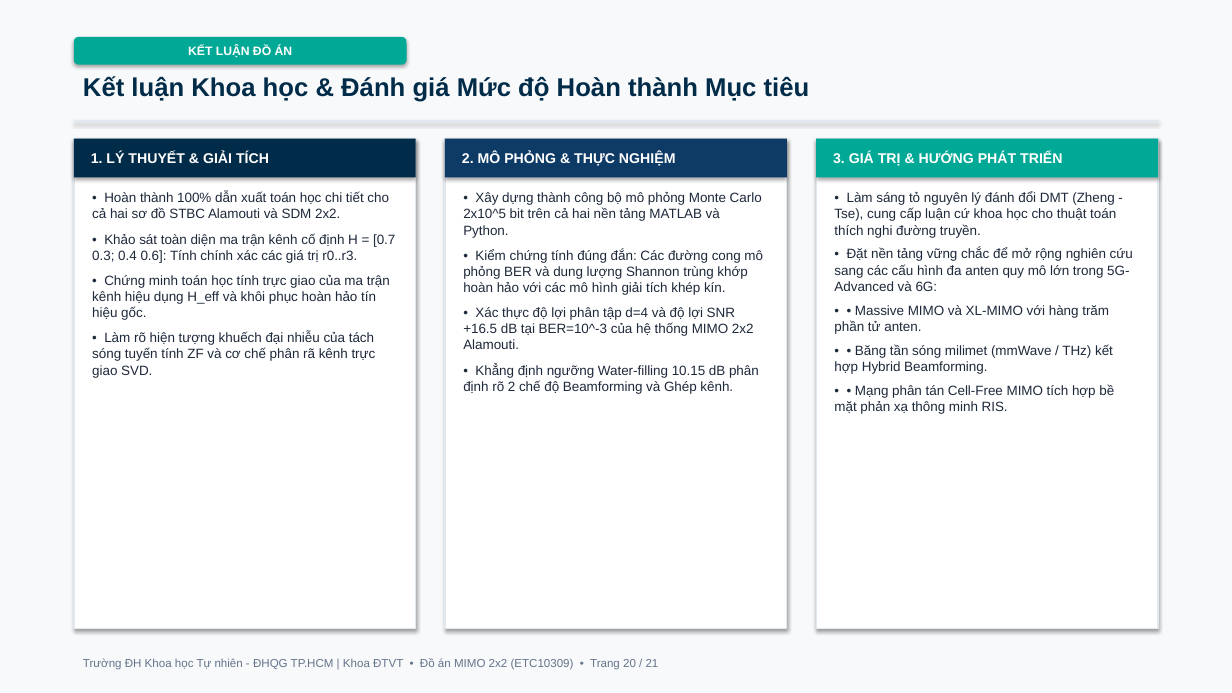
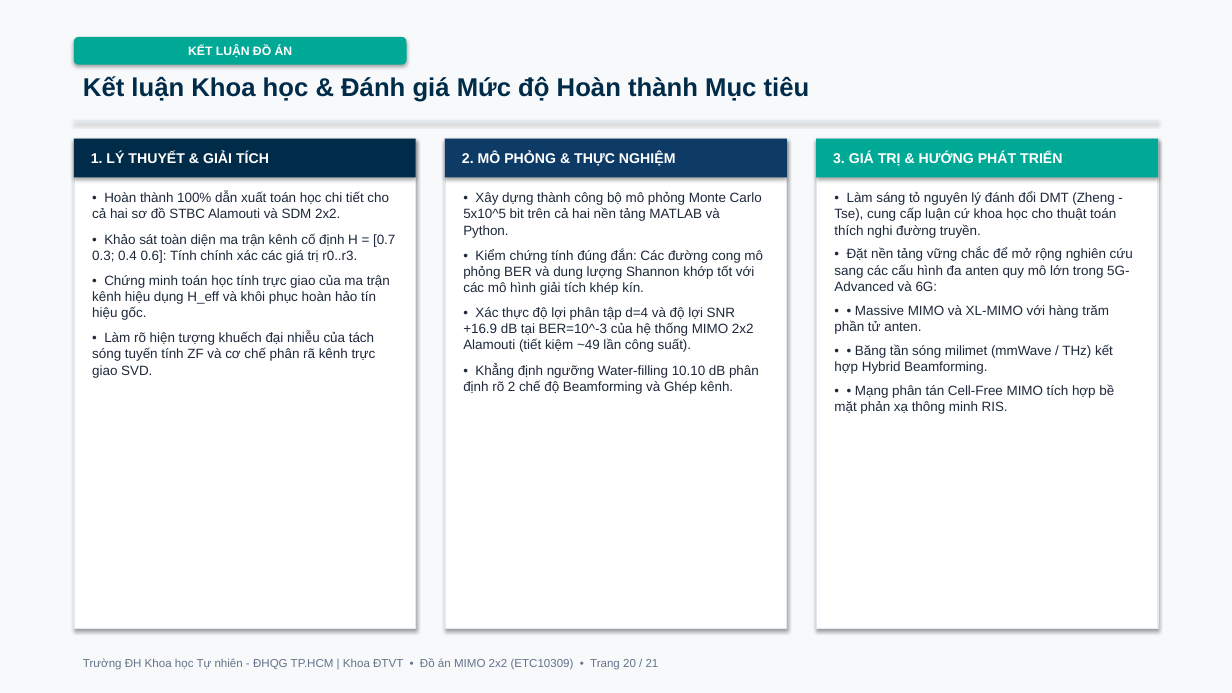
Before and after one commit to lengoctuong2005/mimo-2x2-simulation, a slide deck: slide 20 of slides/Slide_ThuyetTrinh_MIMO_2026.pptx. Drawn at 1232x693 pixels with LibreOffice and Linux fonts; fonts in the diff are those of the drawing. Boxes give left, top, right and bottom in pixels: in the first picture for what was removed or moved away, otherwise in the second. Text is boxed around its words. In the diff, an @@ line names an element or a change of style, - is before the commit and + after.

```diff
--- a/slides/Slide_ThuyetTrinh_MIMO_2026.pptx
+++ b/slides/Slide_ThuyetTrinh_MIMO_2026.pptx
@@ text at [463,192,763,394]: text changed @@
-• Xây dựng thành công bộ mô phỏng Monte Carlo 2x10^5 bit trên cả hai nền tảng MATLAB và Python.
-• Kiểm chứng tính đúng đắn: Các đường cong mô phỏng BER và dung lượng Shannon trùng khớp hoàn hảo với các mô hình giải tích khép kín.
-• Xác thực độ lợi phân tập d=4 và độ lợi SNR +16.5 dB tại BER=10^-3 của hệ thống MIMO 2x2 Alamouti.
-• Khẳng định ngưỡng Water-filling 10.15 dB phân định rõ 2 chế độ Beamforming và Ghép kênh.
+• Xây dựng thành công bộ mô phỏng Monte Carlo 5x10^5 bit trên cả hai nền tảng MATLAB và Python.
+• Kiểm chứng tính đúng đắn: Các đường cong mô phỏng BER và dung lượng Shannon khớp tốt với các mô hình giải tích khép kín.
+• Xác thực độ lợi phân tập d=4 và độ lợi SNR +16.9 dB tại BER=10^-3 của hệ thống MIMO 2x2 Alamouti (tiết kiệm ~49 lần công suất).
+• Khẳng định ngưỡng Water-filling 10.10 dB phân định rõ 2 chế độ Beamforming và Ghép kênh.
```
Also in this commit, not shown: 10 other slides changed, 23 other files.
